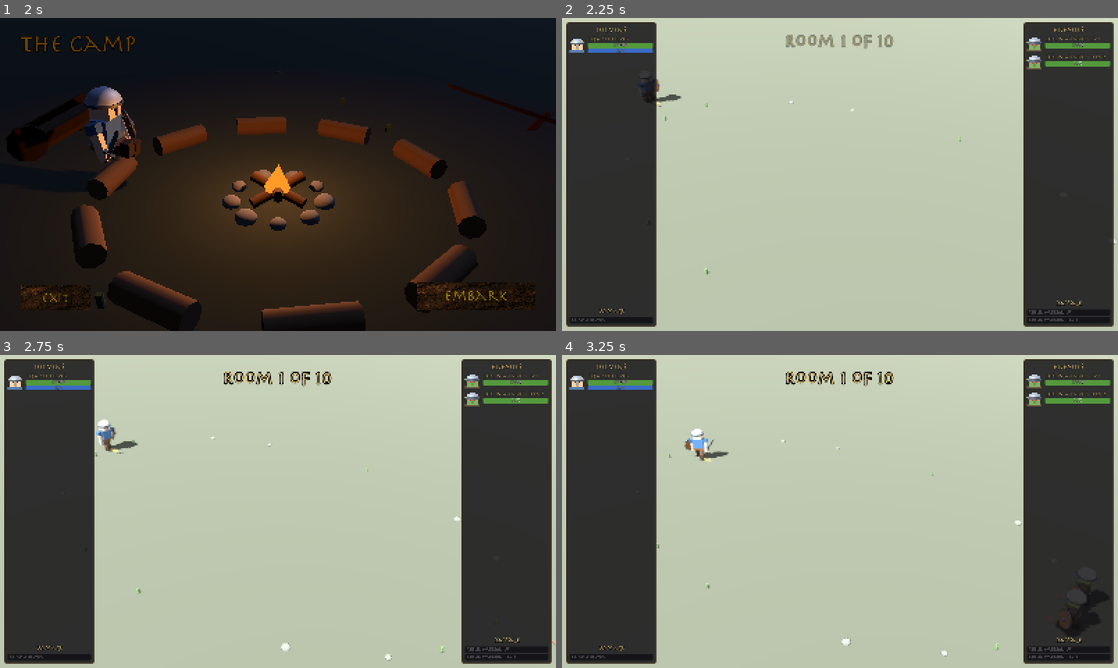
Above: before the commit, frames 1-4 (two rows, left to right).
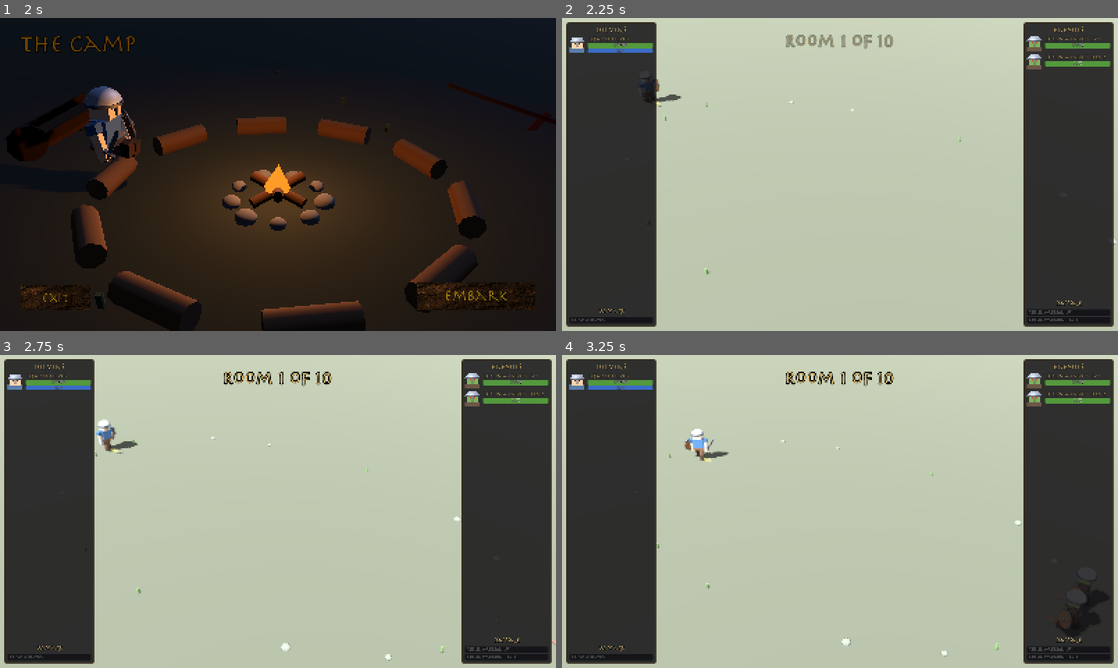
Above: after the commit, the same moments.

Repository: nexzitar/delvers
Game: Godot game, scene res://scenes/menus/menu.tscn
The game is run twice, just before and just after one commit, with the same random seed, the same clock (stepped at 60 frames per second) and the same inputs. Sound files missing from this copy of the repository are replaced by a short silence.
Inputs (mouse positions are in pixels of both pictures, inside the frame that each line leads up to):
- Up to frame 1 (2 s): click "Enter" at 0.5 s; tap Enter at 1.25 s; move the mouse to (400, 158) at 1.27 s; click (400, 158) at 1.42 s
- Up to frame 2 (2.25 s): click "Embark" at 2 s
- Up to frame 3 (2.75 s): no input
- Up to frame 4 (3.25 s): drag from (728, 527) to (812, 574) at 2.77 s

Frame 1 is identical in both runs. In frame 2, 0.2% of the frame differs, in the area x 1-87%, y 5-16%; in frame 3, 0.2%; in frame 4, 0.2%.

Commit message:
Sword heroes cast spells without a bow (freeze fix).
Playtest freeze after the first kill: the reworked Heal emits
CAST_START, the theater answered with the shoot pose, and pose_shoot
dereferenced a Nil bow on a sword-and-board rig - erroring every
frame, which stalls the session under the debugger. pose_shoot now
falls back to a new pose_spellcast (hands raised, held focus, release
push) on bow-less rigs, and the theater skips the shoot clock for
rigs without the method entirely (slimes, spiders).

Also silences the 'Node not inside tree' spam from cameras aimed
before entering the tree (portraits, loadout preview): look_at ->
look_at_from_position. The battle capture harness slots Heal so the
cast path stays exercised.

Co-Authored-By: Claude Fable 5 <noreply@anthropic.com>

Diff:
--- a/capture/battle3d_shot.gd
+++ b/capture/battle3d_shot.gd
@@ -9,6 +9,7 @@
 	DirAccess.make_dir_recursive_absolute(out_dir)
 	PlayerRoster.start_delve()
 	PlayerRoster.delve_room = 5
+	PlayerRoster.equip_bonus_skill(0, load("res://resources/skills/heal.tres"), 1)
 	var scene = load("res://scenes/theater/battle_theater_3d.tscn").instantiate()
 	add_child(scene)
 	_run()
--- a/capture/test_actor_factory_3d.gd
+++ b/capture/test_actor_factory_3d.gd
@@ -55,5 +55,15 @@
 	for rig in [knight, archer, slime, goblin]:
 		rig.free()
 
+	# Regression: a sword hero casting (Heal) enters the shoot clock
+	# with no bow — must fall back to the spellcast pose, not crash.
+	var caster = ActorFactory3D.build_hero({
+		Equip.Position.MAIN_HAND: load("res://resources/gear/starter_sword.tres"),
+	})
+	assert(caster.bow == null, "sword hero carries no bow")
+	caster.pose_shoot(0.7)
+	assert(caster.arm_l.rotation.x < -0.5, "spellcast raises the arms")
+	caster.free()
+
 	print("PASS actor factory 3d")
 	get_tree().quit()
--- a/scripts/camp/loadout/loadout_screen.gd
+++ b/scripts/camp/loadout/loadout_screen.gd
@@ -780,7 +780,7 @@
 	camera.environment = env
 	vp.add_child(camera)
 	camera.position = Vector3(0, 0.72, 2.7)
-	camera.look_at(Vector3(0, 0.62, 0))
+	camera.look_at_from_position(camera.position, Vector3(0, 0.62, 0))
 
 	_preview_rig = ActorFactory3D.build_hero(hero.equipped)
 	vp.add_child(_preview_rig)
--- a/scripts/theater3d/delver_rig.gd
+++ b/scripts/theater3d/delver_rig.gd
@@ -272,6 +272,10 @@
 ## Raise, nock, draw to the cheek, loose, lower. t in [0, SHOOT_T].
 ## target_dist: rig-local forward distance the arrow flies before sticking.
 func pose_shoot(t: float, target_dist := 2.2):
+	# No bow (a sword hero casting Heal): wind up a spell instead.
+	if bow == null:
+		pose_spellcast(t)
+		return
 	_reset_pose()
 	var p := clampf(t / SHOOT_T, 0.0, 1.0)
 
@@ -322,3 +326,25 @@
 		arrow.position = Vector3(0.24, 0.62, lerpf(0.1, target_dist, f))
 	else:
 		arrow.visible = false
+
+## Bow-less cast: both hands raised before the chest, a held focus,
+## then a release push. Driven on the same clock as pose_shoot so the
+## theater's cast timing needs no special case.
+func pose_spellcast(t: float):
+	_reset_pose()
+	var p := clampf(t / SHOOT_T, 0.0, 1.0)
+	var lift: float
+	var push := 0.0
+	if p < 0.3:
+		lift = smoothstep(0.0, 1.0, p / 0.3)
+	elif p < 0.72:
+		lift = 1.0
+		push = 0.15 * sin((p - 0.3) / 0.42 * PI)
+	else:
+		lift = 1.0 - smoothstep(0.0, 1.0, (p - 0.72) / 0.28)
+	arm_l.rotation.x = lerpf(0.0, -1.5, lift) - push
+	arm_r.rotation.x = lerpf(0.0, -1.5, lift) - push
+	arm_l.rotation.z = lerpf(0.0, 0.35, lift)
+	arm_r.rotation.z = lerpf(0.0, -0.35, lift)
+	spine.rotation.x = lerpf(0.0, 0.08, lift) - push * 0.5
+	head.rotation.x = lerpf(0.0, -0.12, lift)
--- a/scripts/theater3d/portrait_3d.gd
+++ b/scripts/theater3d/portrait_3d.gd
@@ -62,11 +62,13 @@
 	# Bust framing for humanoids, whole-blob framing for slimes.
 	if rig is SlimeRig:
 		camera.position = Vector3(0, 0.42, 1.35) * maxf(rig.scale.y, 1.0)
-		camera.look_at(Vector3(0, 0.26 * rig.scale.y, 0))
+		camera.look_at_from_position(
+			camera.position, Vector3(0, 0.26 * rig.scale.y, 0)
+		)
 	else:
 		var head_y = 0.9 * rig.scale.y
 		camera.position = Vector3(0, head_y + 0.06, 0.98 * rig.scale.y)
-		camera.look_at(Vector3(0, head_y, 0))
+		camera.look_at_from_position(camera.position, Vector3(0, head_y, 0))
 
 	host.add_child(vp)
 	await RenderingServer.frame_post_draw
--- a/scripts/theater3d/theater_controller_3d.gd
+++ b/scripts/theater3d/theater_controller_3d.gd
@@ -403,6 +403,9 @@
 					if state.anim_t >= DelverRig.SWING_T:
 						state.mode = "idle"
 			"shoot":
+				if not rig.has_method("pose_shoot"):
+					state.mode = "idle"
+					continue
 				state.anim_t += delta * state.anim_speed
 				rig.pose_shoot(state.anim_t, state.shoot_dist)
 				if state.anim_t >= DelverRig.SHOOT_T:
Not shown, added: capture/camp_history_shot.gd.uid
Binary file changed: capture/proto3d/renders/battle3d_early.png
Binary file changed: capture/proto3d/renders/battle3d_late.png
Binary file changed: capture/proto3d/renders/battle3d_mid.png
Not shown, added: capture/test_lore.gd.uid
